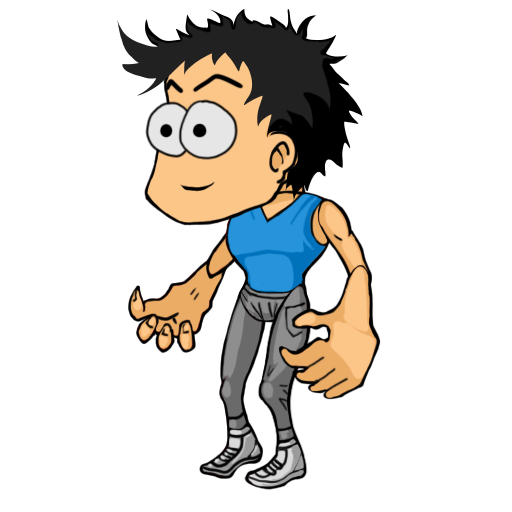
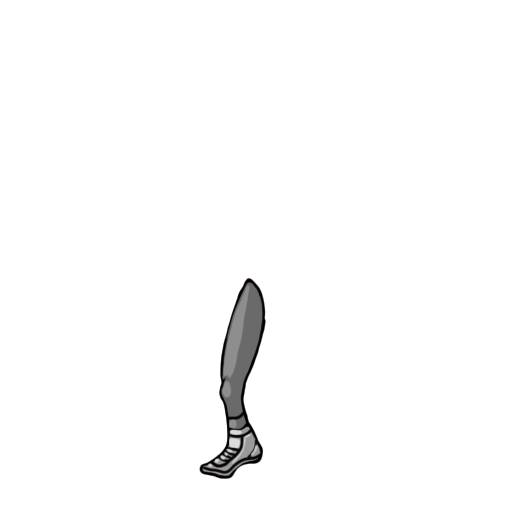
Revision of a layered 512x512 image; what changed, layer by layer:
hid group "L_ForeArm" (1st of 2) (2 layers) over [278, 264, 381, 400]
hid group "L_Arm" (2 layers) over [317, 197, 373, 296]
hid "Eyes" over [159, 123, 208, 138]
hid "EyeBall" over [145, 98, 239, 161]
hid group "Mouth" (1st of 2) (2 layers) over [165, 160, 241, 197]
hid group "Hairs" (1 layers) over [117, 8, 363, 200]
hid group "Head" (1st of 2) (2 layers) over [143, 34, 324, 226]
hid group "L_Leg" (1st of 2) (2 layers) over [244, 283, 312, 490]
hid group "Chest" (1st of 2) (2 layers) over [225, 190, 339, 323]
hid group "Neck" (1st of 2) (2 layers) over [256, 161, 307, 209]
hid group "R_Arm" (1st of 2) (2 layers) over [206, 194, 271, 279]
hid group "R_ForeArm" (3 layers) over [128, 247, 230, 353]
painted on "R_Forearm_Full" over [128, 247, 230, 353]
hid "R_Forearm", painted on it over [128, 247, 230, 353]
